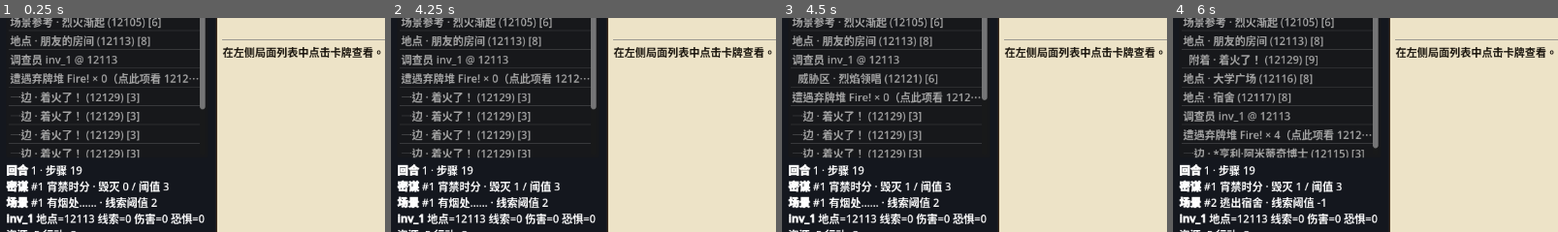
Above: before the commit, frames 1-4 (left to right).
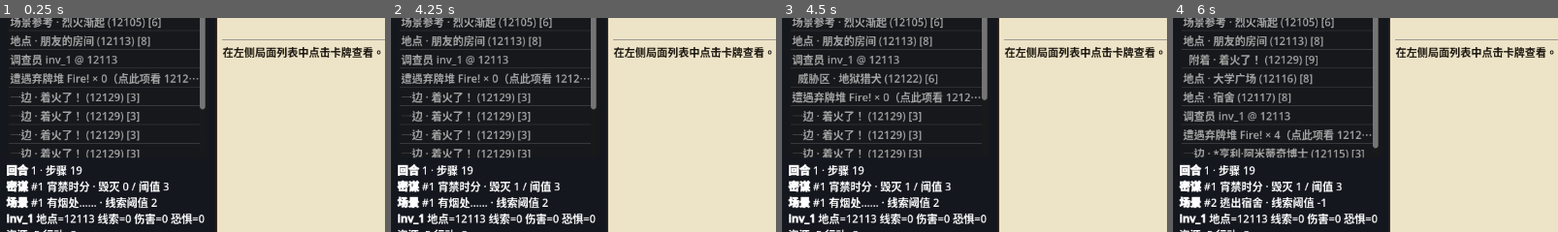
Above: after the commit, the same moments.

Repository: BlastMasterCreeper/arkhamhorror
Game: Godot game, scene res://ui/sandbox/sandbox.tscn
Two runs of this game, one before a commit and one after it. Both use one fixed random seed, a clock stepped at 60 frames per second and the inputs below.
Inputs:
- Up to frame 1 (0.25 s): no input
- Up to frame 2 (4.25 s): click "翻看 a/b 面" at 0.5 s; click "烈火渐起 · 开局" at 1.25 s; click "加载 / 重置" at 2 s; click "放置毁灭" at 2.75 s; click "推进密谋" at 3.5 s
- Up to frame 3 (4.5 s): click "抽遭遇牌" at 4.25 s
- Up to frame 4 (6 s): click "弃牌顶抽 Fire!" at 5 s; click "推进场景(花线索)" at 5.75 s
The pictures show only the part of the screen within x 0-50%, y 22-72%; the shares and areas given below are measured in that part.

Frames 1-2 are identical in both runs. In frame 3, 0.4% of the frame differs, in the area x 14-36%, y 25-31%; in frame 4, nothing differs.

Commit message:
Fix dry-run for expanded engage: copy enemies into GameSimulator.
GameSimulator omitted enemies/threat_area, so pick_target dry-run always
failed and Initiation aborted as illegal. Also harden PI default detection
for bool picks vs handler options.

Co-authored-by: BlastMasterCreeper <BlastMasterCreeper@users.noreply.github.com>

Diff:
--- a/rules/composition/game_simulator.gd
+++ b/rules/composition/game_simulator.gd
@@ -90,6 +90,8 @@
 		inv.deck = inv_src.deck.duplicate()
 		inv.hand = inv_src.hand.duplicate()
 		inv.discard = inv_src.discard.duplicate()
+		inv.threat_area = inv_src.threat_area.duplicate()
+		inv.play_area = inv_src.play_area.duplicate()
 		copy.registry.register_investigator(inv)
 	for card_id in src.registry.all_card_ids():
 		var card_src: CardInstance = src.registry.get_card(card_id)
@@ -109,4 +111,25 @@
 		loc.revealed = loc_src.revealed
 		loc.connections = loc_src.connections.duplicate()
 		copy.registry.register_location(loc)
+	## dry-run 需要敌人场面（pick_target / nest_engage 等）。
+	for enemy_id in src.registry.all_enemy_ids():
+		var enemy_src := src.registry.get_enemy(enemy_id)
+		if enemy_src == null:
+			continue
+		var enemy := EnemyState.new()
+		enemy.id = enemy_src.id
+		enemy.location_tag = enemy_src.location_tag
+		enemy.fight = enemy_src.fight
+		enemy.evade = enemy_src.evade
+		enemy.health = enemy_src.health
+		enemy.damage = enemy_src.damage
+		enemy.doom = enemy_src.doom
+		enemy.attack_damage = enemy_src.attack_damage
+		enemy.attack_horror = enemy_src.attack_horror
+		enemy.exhausted = enemy_src.exhausted
+		enemy.aloof = enemy_src.aloof
+		enemy.massive = enemy_src.massive
+		enemy.engaged_with = enemy_src.engaged_with
+		enemy.auto_engage_suppressed = enemy_src.auto_engage_suppressed
+		copy.registry.register_enemy(enemy)
 	return copy
--- a/rules/interaction/player_interaction_gate.gd
+++ b/rules/interaction/player_interaction_gate.gd
@@ -30,8 +30,14 @@
 func _looks_like_default(request: ChoiceRequest, picked: Variant) -> bool:
 	if request.options.is_empty() or picked == null:
 		return true
+	## USE_ABILITY 等返回 bool，options 里是 handler——不能 bool == Object。
+	if typeof(picked) == TYPE_BOOL:
+		return (picked == true) == (request.default_index > 0)
 	var idx := clampi(request.default_index, 0, request.options.size() - 1)
-	return picked == request.options[idx]
+	var opt: Variant = request.options[idx]
+	if typeof(picked) != typeof(opt):
+		return false
+	return is_same(picked, opt) or str(picked) == str(opt)
 
 
 func ask_use_ability(
--- a/scripts/arkhamdb_ability_compiler.gd
+++ b/scripts/arkhamdb_ability_compiler.gd
@@ -434,6 +434,12 @@
 		"card_id",
 		"action_types",
 		"per_investigator",
+		"filter",
+		"memory_key",
+		"auto_engage",
+		"location",
+		"investigator",
+		"translation",
 	]:
 		if entry.has(key):
 			params[key] = entry[key]
